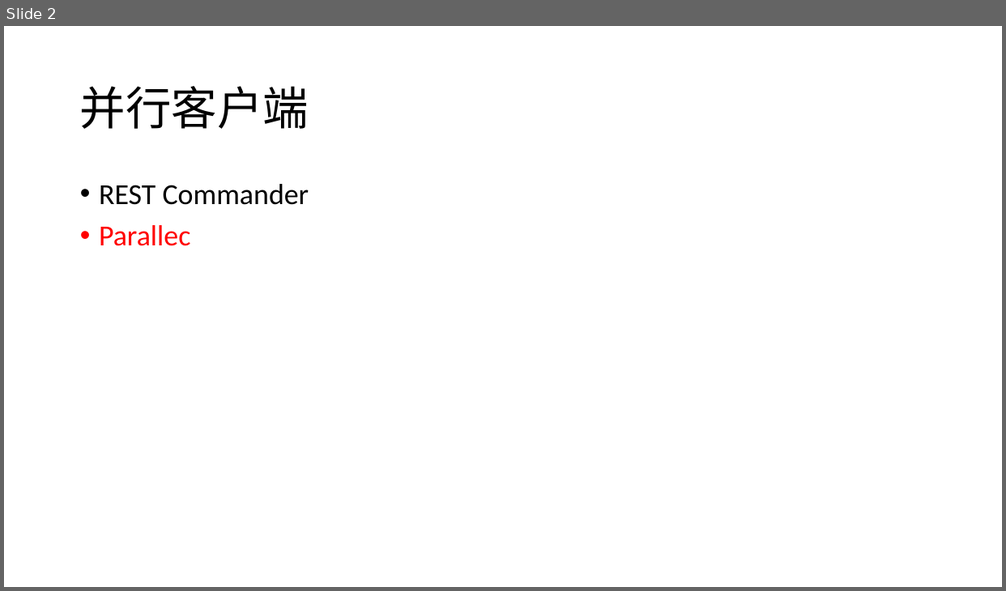
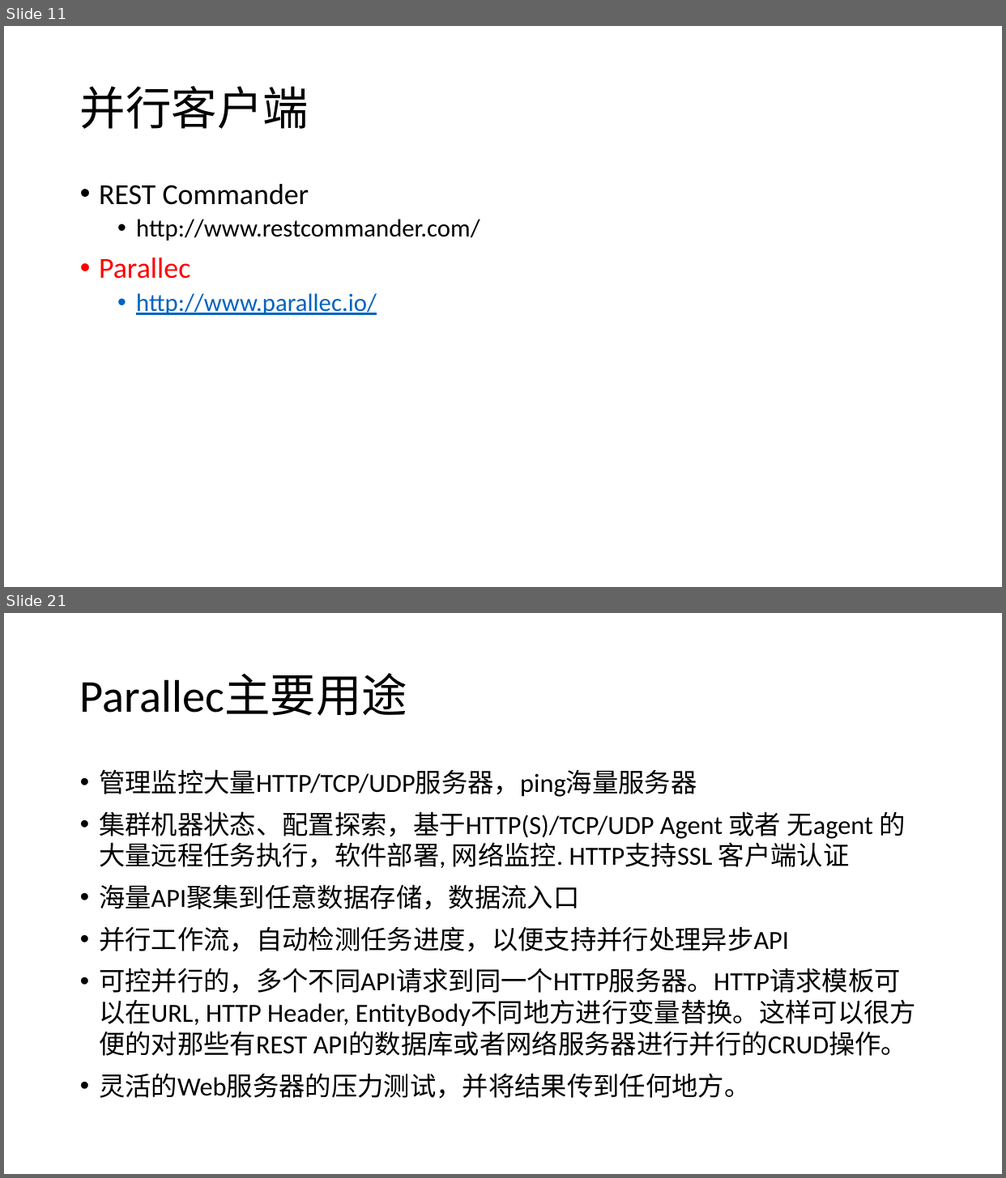
Before and after one commit to 1303575952/ExchangeAgg, a slide deck: doc/Coin.pptx. Shown one above the other, each under a label of ours: slide 2 before the commit, slides 11 and 21 after it; the slides between them are not shown. The pictures are 1006x591 and 1006x1178 pixels, drawn with LibreOffice and Linux fonts; fonts in the diff are those of the drawing. Boxes give left, top, right and bottom in pixels: in the first picture for what was removed or moved away, otherwise in the second. Text is boxed around its words. In the diff, an @@ line names an element or a change of style, - is before the commit and + after.

```diff
--- a/doc/Coin.pptx
+++ b/doc/Coin.pptx
@@ slide 21 added at (4,613,1002,1174), background #FFFFFF @@
@@ title added at (80,673,407,716), 44 pt, text #000000 @@
+Parallec主要用途
@@ text added at (99,769,916,1099), 25.2 pt, text #000000 @@
+• 管理监控大量HTTP/TCP/UDP服务器，ping海量服务器
+• 集群机器状态、配置探索，基于HTTP(S)/TCP/UDP Agent 或者 无agent 的大量远程任务执行，软件部署, 网络监控. HTTP支持SSL 客户端认证
+• 海量API聚集到任意数据存储，数据流入口
+• 并行工作流，自动检测任务进度，以便支持并行处理异步API
+• 可控并行的，多个不同API请求到同一个HTTP服务器。HTTP请求模板可以在URL, HTTP Header, EntityBody不同地方进行变量替换。这样可以很方便的对那些有REST API的数据库或者网络服务器进行并行的CRUD操作。
+• 灵活的Web服务器的压力测试，并将结果传到任何地方。
@@ what was slide 2 is now slide 11 @@
@@ slide 11 changed as well @@
@@ text at (136,219,479,241): paragraph added @@
+  • http://www.restcommander.com/
@@ text at (136,293,377,315): paragraph added @@
+  • http://www.parallec.io/
```
Also in this commit, not shown: 6 other slides changed, 56 other slides added, 22 slides removed, 1 other file.
